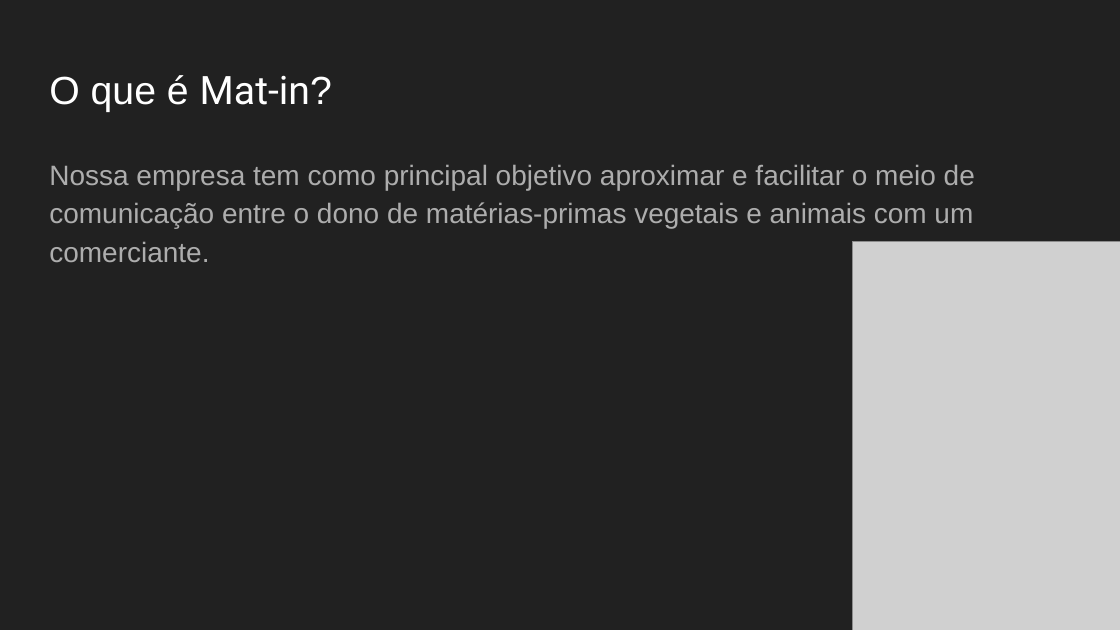
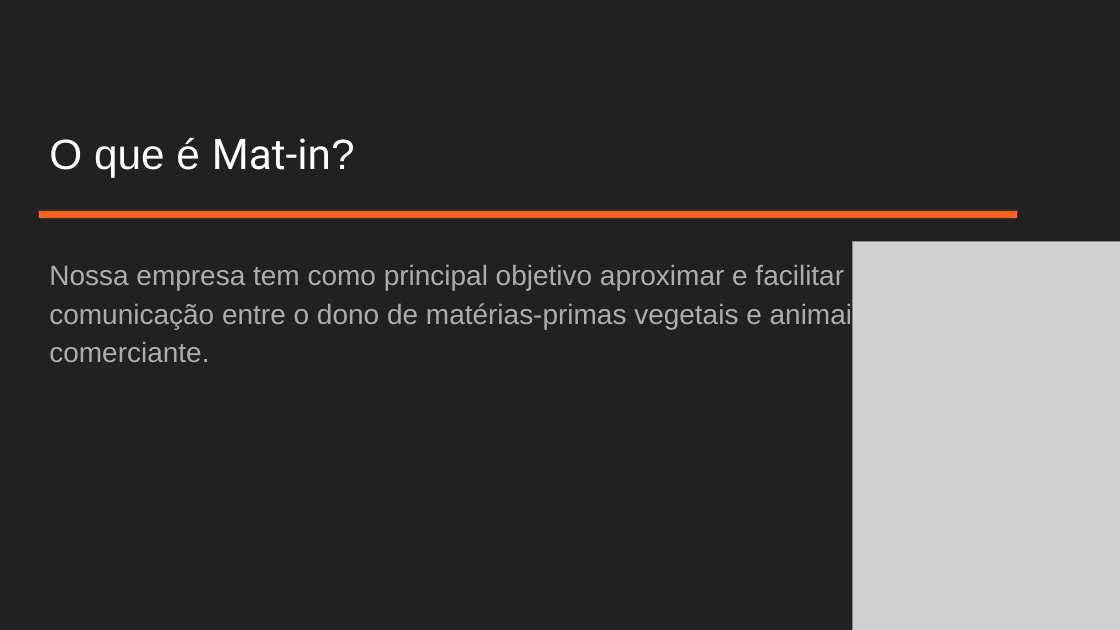
Before and after one commit to ProjetoMatin/SiteAtt, a slide deck: slide 2 of arquivoTCA/Mat-In.pptx. Drawn at 1120x630 pixels with LibreOffice and Linux fonts; fonts in the diff are those of the drawing; grey boxes stand for pictures. Boxes give left, top, right and bottom in pixels: in the first picture for what was removed or moved away, otherwise in the second. Text is boxed around its words. In the diff, an @@ line names an element or a change of style, - is before the commit and + after.

```diff
--- a/arquivoTCA/Mat-In.pptx
+++ b/arquivoTCA/Mat-In.pptx
@@ title "O que é Mat-in?": place and size @@
-title "O que é Mat-in?" at [49,75,332,112]
+title "O que é Mat-in?" at [49,138,355,177]
@@ title "O que é Mat-in?" at [49,138,355,177]: size 25.2 to 27.2 pt @@
@@ rectangle added at [38,211,1017,218], fill #FF631F, outline #303030 0.75 pt @@
@@ text "Nossa empresa tem como principal ..." rewrapped from [49,164,975,262] to [49,263,868,362] @@
```
Also in this commit, not shown: 6 other slides changed.
